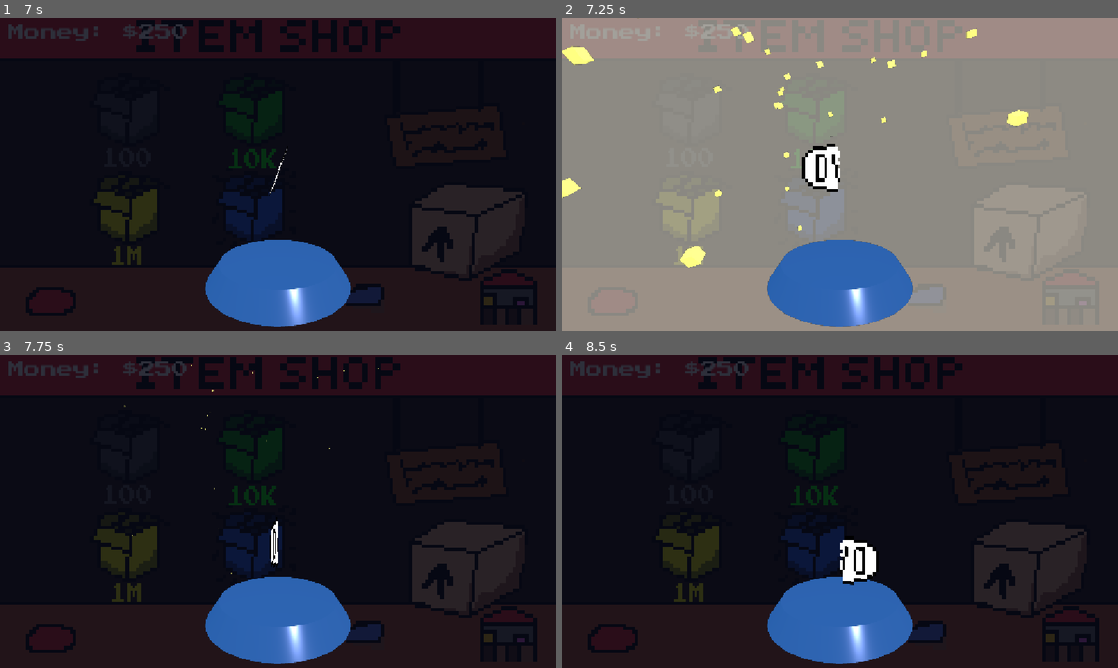
Above: before the commit, frames 1-4 (two rows, left to right).
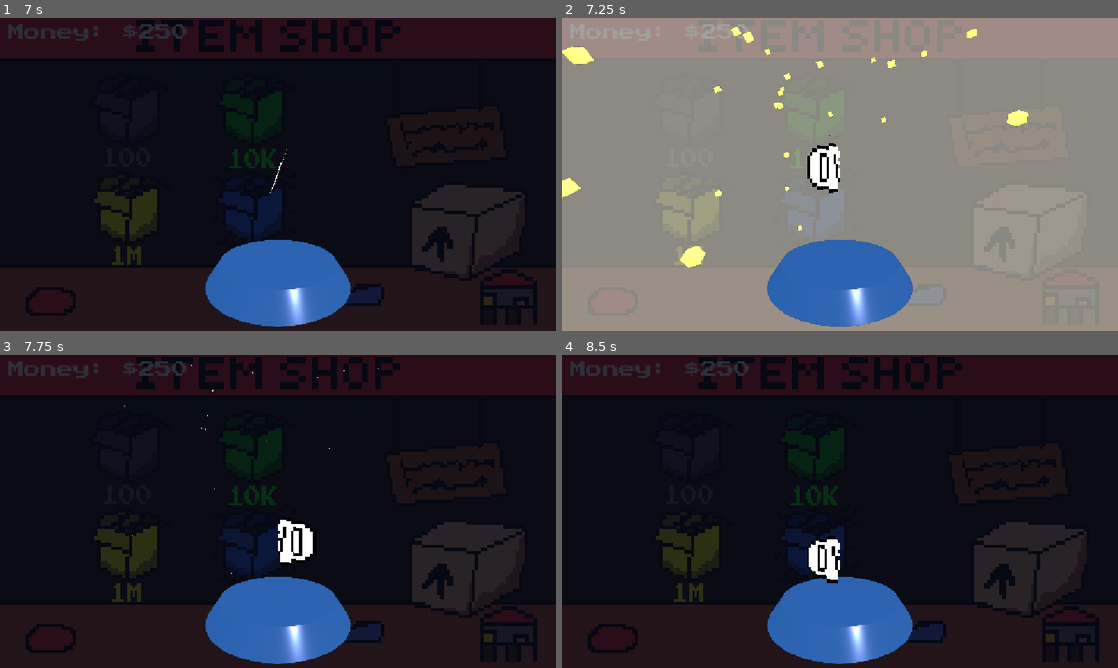
Above: after the commit, the same moments.

Repository: mathiscoolandstuff-lang/DVD-Bounce
Game: Godot game, scene res://main.tscn
Same seed, same stepped clock (60 frames per second), same inputs: the game is played once before the commit and once after it.
Inputs (mouse positions are in pixels of both pictures, inside the frame that each line leads up to):
- Up to frame 1 (7 s): click (44, 293) at 0.5 s; click (105, 43) at 1.25 s; click (105, 43) at 2 s; click (44, 293) at 2.75 s; click (472, 290) at 3.5 s; click "100" at 4.25 s; click "10K" at 5 s; click "1M" at 5.75 s; click "10M" at 6.5 s
- Up to frame 2 (7.25 s): no input
- Up to frame 3 (7.75 s): click "100" at 7.25 s
- Up to frame 4 (8.5 s): click "10K" at 8 s

Frame 1 is identical in both runs. In frame 2, 0.4% of the frame differs, in the area x 43-50%, y 37-56%; in frame 3, 0.8%; in frame 4, 1.3%, in the area x 44-57%, y 57-74%.

Commit message:
v19.1, Spins for less time

Diff:
--- a/texture_button.gd
+++ b/texture_button.gd
@@ -191,7 +191,7 @@
 	# === STEP 4: DVD FLOATS DOWN TO PODIUM & SPINS SLOWLY FOR 6 SECONDS ===
 	var float_tween = create_tween()
 	float_tween.tween_property(dvd_disc, "position:y", -0.35, 1.3).set_trans(Tween.TRANS_SINE).set_ease(Tween.EASE_OUT)
-	float_tween.parallel().tween_property(dvd_disc, "rotation_degrees:y", 720.0, 6.0).set_trans(Tween.TRANS_LINEAR)
+	float_tween.parallel().tween_property(dvd_disc, "rotation_degrees:y", 720.0, 3.0).set_trans(Tween.TRANS_LINEAR)
 	await float_tween.finished
 
 	var end_tween = create_tween()
